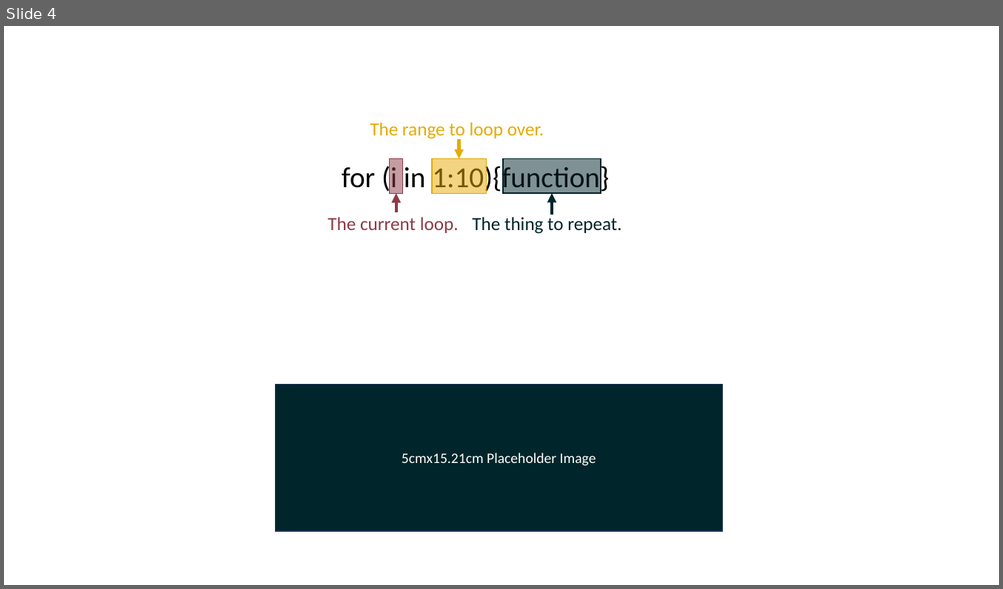
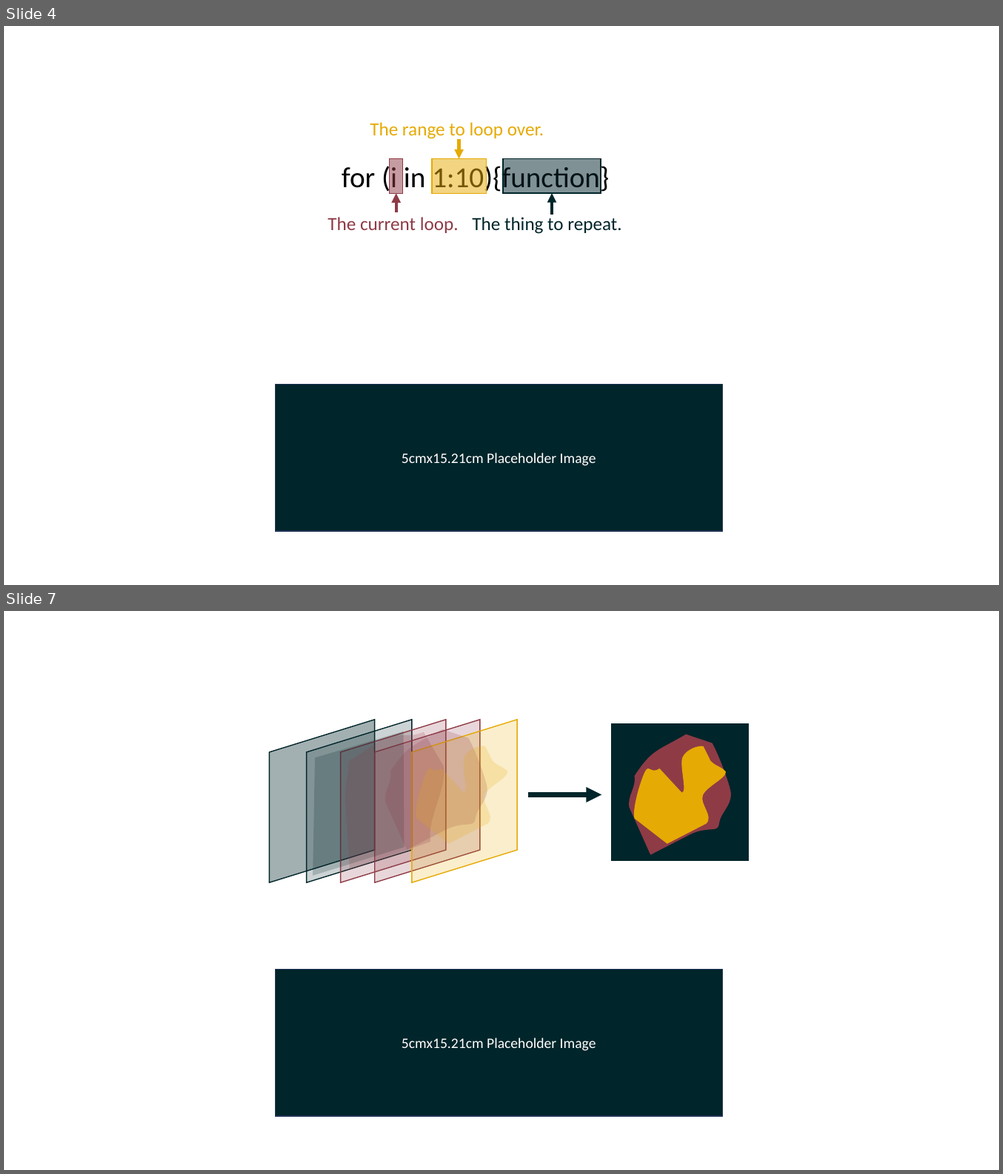
Before and after one commit to add-am/website, a slide deck: docs/images/listing_images.pptx. Shown one above the other, each under a label of ours: slide 4 before the commit, slides 4 and 7 after it; the slides between them are not shown. The pictures are 1003x589 and 1003x1174 pixels, drawn with LibreOffice and Linux fonts; fonts in the diff are those of the drawing. Boxes give left, top, right and bottom in pixels: in the first picture for what was removed or moved away, otherwise in the second. Text is boxed around its words. In the diff, an @@ line names an element or a change of style, - is before the commit and + after.

```diff
--- a/docs/images/listing_images.pptx
+++ b/docs/images/listing_images.pptx
@@ slide 7 added at box(4, 611, 999, 1170), background #FFFFFF @@
@@ group added at box(270, 719, 748, 883): 6 freeform shapes, 6 flow chart input outputs, 1 rectangle, 1 arrow @@
@@ rectangle added at box(276, 970, 723, 1117), fill #00252A, outline #1E3256 1 pt, 14 pt, text #FFFFFF @@
+5cmx15.21cm Placeholder Image
```
Also in this commit, not shown: 1 other slide added, 32 other files.
